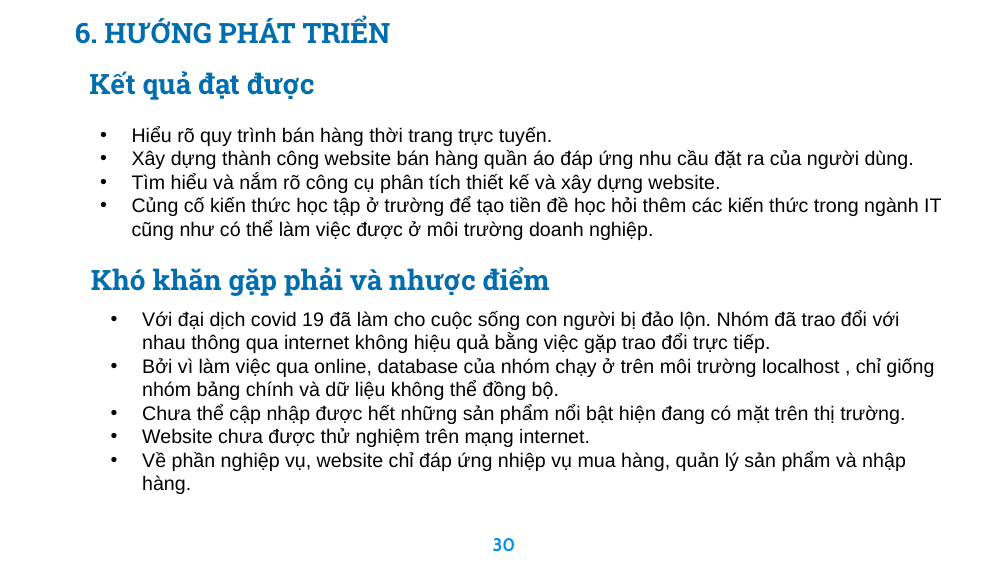
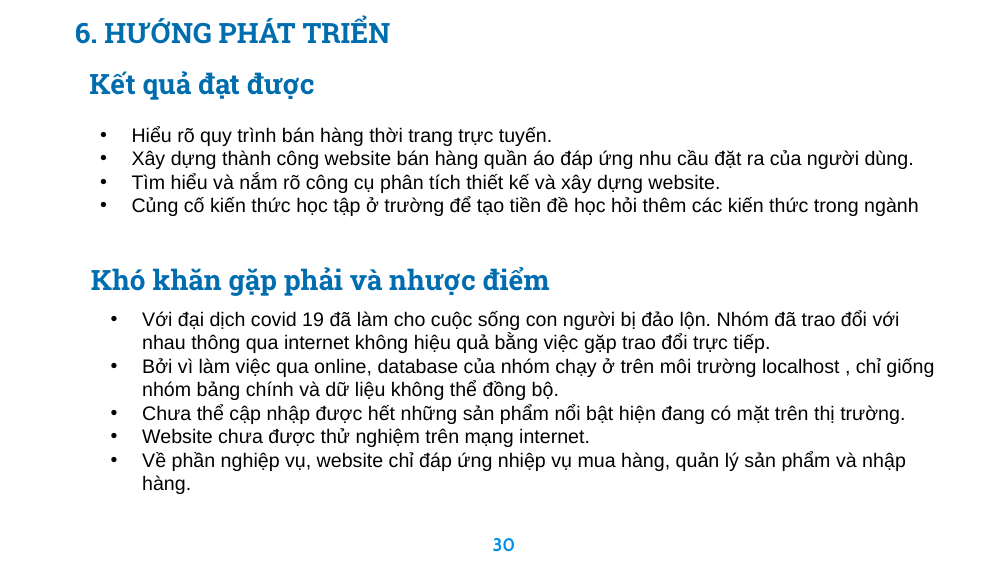
Before and after one commit to haitran2000/Ecommerce-Fashion-Website, a slide deck: slide 30 of Do An Tot Nghiep.pptx. Drawn at 1008x567 pixels with LibreOffice and Linux fonts; fonts in the diff are those of the drawing; background and template pictures are left out. Boxes give left, top, right and bottom in pixels: in the first picture for what was removed or moved away, otherwise in the second. Text is boxed around its words. In the diff, an @@ line names an element or a change of style, - is before the commit and + after.

```diff
--- a/Do An Tot Nghiep.pptx
+++ b/Do An Tot Nghiep.pptx
@@ text at (x1=132, y1=197, x2=919, y2=216): text changed @@
-• Củng cố kiến thức học tập ở trường để tạo tiền đề học hỏi thêm các kiến thức trong ngành IT cũng như có thể làm việc được ở môi trường doanh nghiệp.
+• Củng cố kiến thức học tập ở trường để tạo tiền đề học hỏi thêm các kiến thức trong ngành
```
Also in this commit, not shown: 6 other slides changed, 3 other files.
